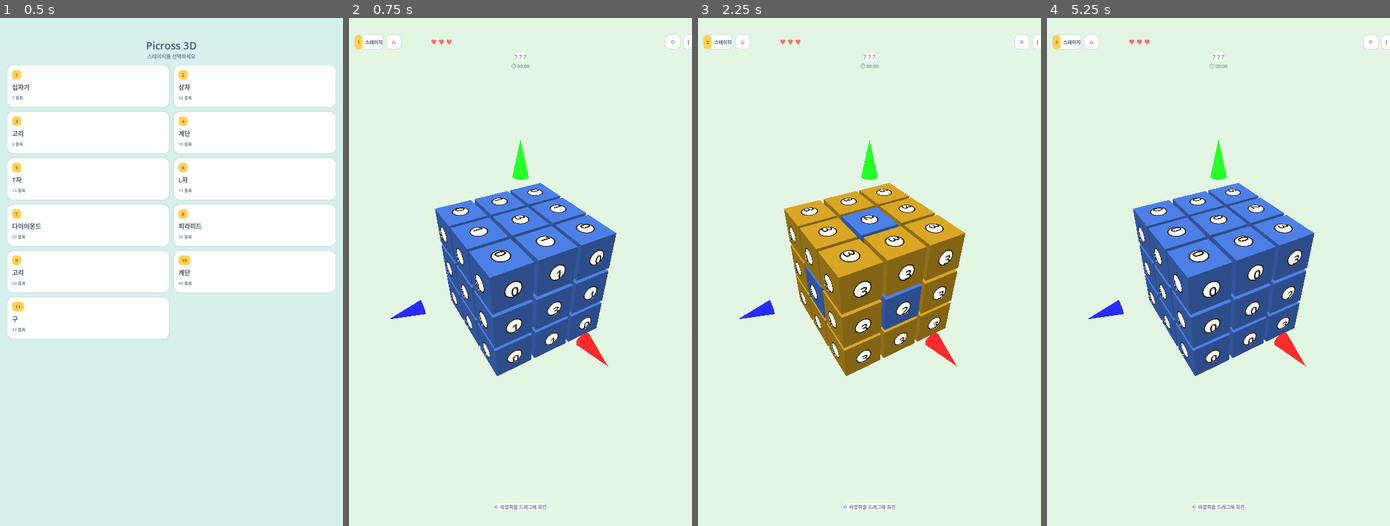
Above: before the commit, frames 1-4 (left to right).
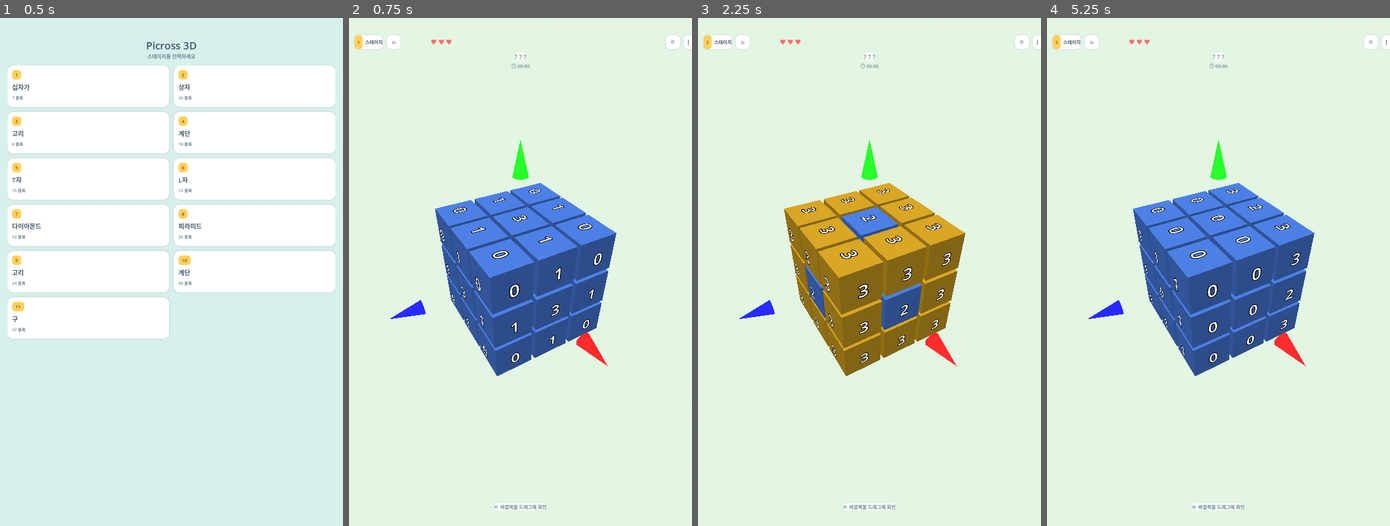
Above: after the commit, the same moments.

Repository: Leewang31/SP-3D_nonogram
Game: Godot game, scene res://Home.tscn
Same seed, same stepped clock (60 frames per second), same inputs: the game is played once before the commit and once after it.
Inputs (mouse positions are in pixels of both pictures, inside the frame that each line leads up to):
- Up to frame 1 (0.5 s): no input
- Up to frame 2 (0.75 s): click (438, 84) at 0.52 s
- Up to frame 3 (2.25 s): click "⌂" at 1.25 s; click (951, 84) at 2.02 s
- Up to frame 4 (5.25 s): click "⚙" at 2.75 s; click "❙❙" at 3.5 s; click "⌂" at 4.25 s; click (1136, 134) at 5.02 s

Frame 1 is identical in both runs. In frame 2, 1.7% of the frame differs, in the area x 26-75%, y 33-68%; in frame 3, 1.7%; in frame 4, 1.7%.

Commit message:
fix: drop clue chip background, use bold outlined text only
User feedback: circular chip backdrop behind the clue numbers looked
bad. Removed the QuadMesh chip and its procedural circle texture from
ClueDisplay entirely, keeping only Label3D. Since there's no backdrop
now, contrast has to come from the text itself: switched to white
fill with a heavier black outline (18px, was 10px) and bumped
font_size 64->96. This also removes the chip/label z-fight mitigation
(render_priority, offset gap) added last session, since there's only
one mesh per face now.

Co-Authored-By: Claude Sonnet 5 <noreply@anthropic.com>

Diff:
--- a/scripts/ClueDisplay.gd
+++ b/scripts/ClueDisplay.gd
@@ -2,40 +2,16 @@
 class_name ClueDisplay
 extends Node3D
 
-const LABEL_OFFSET := 0.08   # 노출 표면 바깥쪽 거리
-const CHIP_OFFSET := 0.02    # 칩은 라벨보다 안쪽 (표면에 더 밀착) — 간격을 넉넉히 벌려 완만한 각도에서 z-fighting 방지
-const CHIP_SIZE := 0.46
+const LABEL_OFFSET := 0.06   # 노출 표면 바깥쪽 거리
 const SIGN_POS := 1
 const SIGN_NEG := -1
 
-static var _chip_texture: ImageTexture
-
 var _model: PuzzleModel
 var _labels: Dictionary   # "axis,a,b,sign" -> Label3D
-var _chips: Dictionary    # "axis,a,b,sign" -> MeshInstance3D
-
-static func _get_chip_texture() -> ImageTexture:
-	if _chip_texture == null:
-		var size := 64
-		var img := Image.create(size, size, false, Image.FORMAT_RGBA8)
-		var center := Vector2(size / 2.0, size / 2.0)
-		var radius := size / 2.0 - 2.0
-		var border := 4.0
-		for y in size:
-			for x in size:
-				var d := Vector2(x + 0.5, y + 0.5).distance_to(center)
-				var col := Color(0, 0, 0, 0)
-				if d <= radius:
-					# 불투명한 흰 배경 + 진한 테두리 — 어떤 블록 색 위에서도 대비 확보
-					col = Color(0.18, 0.14, 0.08, 0.95) if d >= radius - border else Color(1.0, 0.99, 0.96, 0.98)
-				img.set_pixel(x, y, col)
-		_chip_texture = ImageTexture.create_from_image(img)
-	return _chip_texture
 
 func setup(model: PuzzleModel) -> void:
 	_model = model
 	_labels = {}
-	_chips = {}
 	var n := model.size
 
 	for z in n:
@@ -62,11 +38,6 @@
 		add_child(label)
 		_labels[key] = label
 
-		var chip := _make_chip()
-		chip.rotation = _face_rotation(axis, sign)
-		add_child(chip)
-		_chips[key] = chip
-
 	_reposition(axis, a, b)
 
 func _face_rotation(axis: int, sign: int) -> Vector3:
@@ -82,28 +53,19 @@
 	for sign: int in [SIGN_POS, SIGN_NEG]:
 		var key := "%d,%d,%d,%d" % [axis, a, b, sign]
 		var label: Label3D = _labels[key]
-		var chip: MeshInstance3D = _chips[key]
 
 		var idx := _frontmost_intact(axis, a, b) if sign == SIGN_POS else _backmost_intact(axis, a, b)
 		label.visible = idx != -1
-		chip.visible = idx != -1
 		if idx == -1:
 			continue   # 라인 전부 제거됨 — 붙을 표면 없음, 숨김
 
 		var base := idx * BlockGrid.STEP - half + sign * BlockGrid.BLOCK_SIZE / 2.0
 		var face := base + sign * LABEL_OFFSET
-		var chip_face := base + sign * CHIP_OFFSET
 
 		match axis:
-			0:
-				label.position = Vector3(face, a * BlockGrid.STEP - half, b * BlockGrid.STEP - half)
-				chip.position = Vector3(chip_face, a * BlockGrid.STEP - half, b * BlockGrid.STEP - half)
-			1:
-				label.position = Vector3(a * BlockGrid.STEP - half, face, b * BlockGrid.STEP - half)
-				chip.position = Vector3(a * BlockGrid.STEP - half, chip_face, b * BlockGrid.STEP - half)
-			2:
-				label.position = Vector3(a * BlockGrid.STEP - half, b * BlockGrid.STEP - half, face)
-				chip.position = Vector3(a * BlockGrid.STEP - half, b * BlockGrid.STEP - half, chip_face)
+			0: label.position = Vector3(face, a * BlockGrid.STEP - half, b * BlockGrid.STEP - half)
+			1: label.position = Vector3(a * BlockGrid.STEP - half, face, b * BlockGrid.STEP - half)
+			2: label.position = Vector3(a * BlockGrid.STEP - half, b * BlockGrid.STEP - half, face)
 
 func _frontmost_intact(axis: int, a: int, b: int) -> int:
 	var n := _model.size
@@ -129,27 +91,13 @@
 			return i
 	return -1
 
-func _make_chip() -> MeshInstance3D:
-	var mesh_inst := MeshInstance3D.new()
-	var quad := QuadMesh.new()
-	quad.size = Vector2(CHIP_SIZE, CHIP_SIZE)
-	mesh_inst.mesh = quad
-	var mat := StandardMaterial3D.new()
-	mat.albedo_texture = _get_chip_texture()
-	mat.transparency = BaseMaterial3D.TRANSPARENCY_ALPHA
-	mat.shading_mode = BaseMaterial3D.SHADING_MODE_UNSHADED
-	mat.cull_mode = BaseMaterial3D.CULL_DISABLED
-	mesh_inst.material_override = mat
-	return mesh_inst
-
 func _make_label(text: String) -> Label3D:
 	var label := Label3D.new()
 	label.text = text
-	label.font_size = 64
-	label.pixel_size = 0.0052
-	label.modulate = Color(0.12, 0.1, 0.08)     # 밝은 칩 배경 위 진한 텍스트 — 대비 강화
-	label.outline_modulate = Color(1.0, 1.0, 1.0, 0.9)
-	label.outline_size = 10
-	label.render_priority = 1   # 칩(배경 원판)보다 항상 나중에 그려지도록 강제 — 완만한 각도에서 깊이 정렬 흔들림 방지
+	label.font_size = 96
+	label.pixel_size = 0.0045
+	label.modulate = Color.WHITE                       # 어떤 블록 색 위에서도 밝게 튀도록
+	label.outline_modulate = Color(0.05, 0.04, 0.03, 1.0)
+	label.outline_size = 18                             # 굵은 아웃라인 — 배경 칩 없이도 가독성 확보
 	label.texture_filter = BaseMaterial3D.TEXTURE_FILTER_LINEAR_WITH_MIPMAPS_ANISOTROPIC
 	return label
Not shown, changed: wiki/decisions/core-decisions.md
Not shown, changed: wiki/log.md
